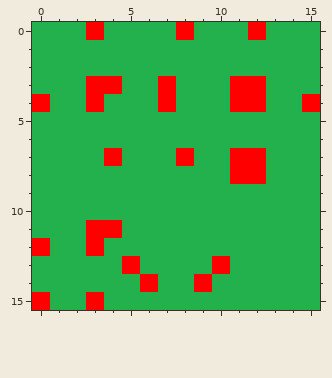
Edited in one commit: pixel-art sprite (tests/sample_files/4x4.png). The picture above is the old version.
The file is 16x16 pixels.
Now the later version:
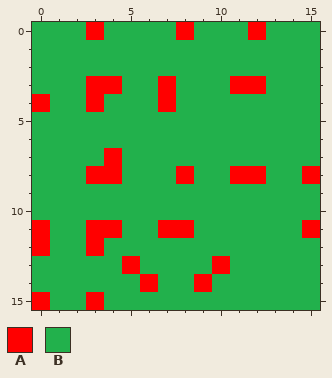
Palette (. is transparent): A #ff0000  B #22b14c
Difference:
@@ x 0..15 @@
  3 BBBAABBABBBAABBB
- 4 ABBABBBABBBAABBA
+ 4 ABBABBBABBBBBBBB
  5 BBBBBBBBBBBBBBBB
  6 BBBBBBBBBBBBBBBB
- 7 BBBBABBBABBAABBB
- 8 BBBBBBBBBBBAABBB
+ 7 BBBBABBBBBBBBBBB
+ 8 BBBAABBBABBAABBA
  9 BBBBBBBBBBBBBBBB
 10 BBBBBBBBBBBBBBBB
-11 BBBAABBBBBBBBBBB
+11 ABBAABBAABBBBBBA
 12 ABBABBBBBBBBBBBB
Where, in picture pixels (left, top, right, bottom), the same in both pictures:
changed: (32, 94, 320, 238)
